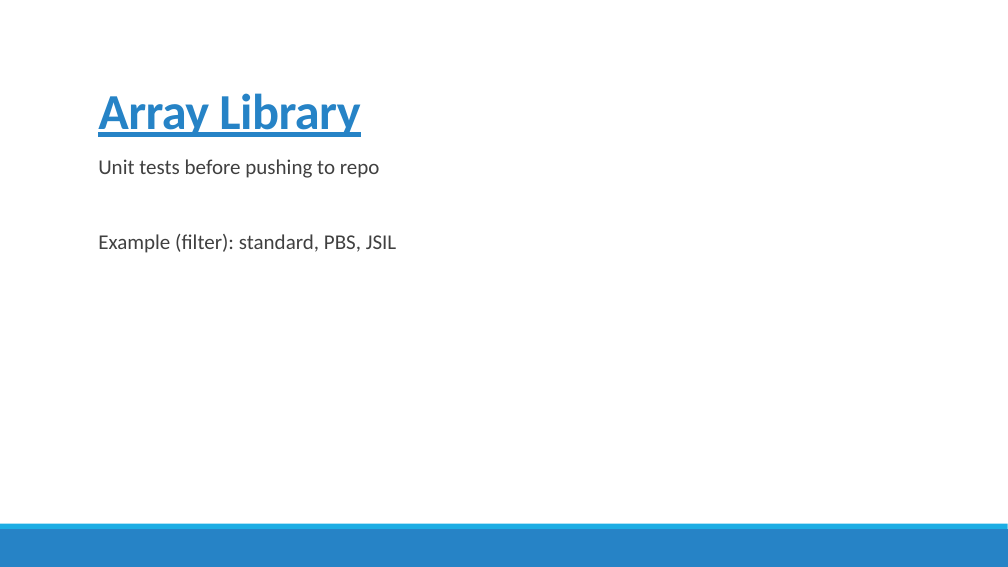
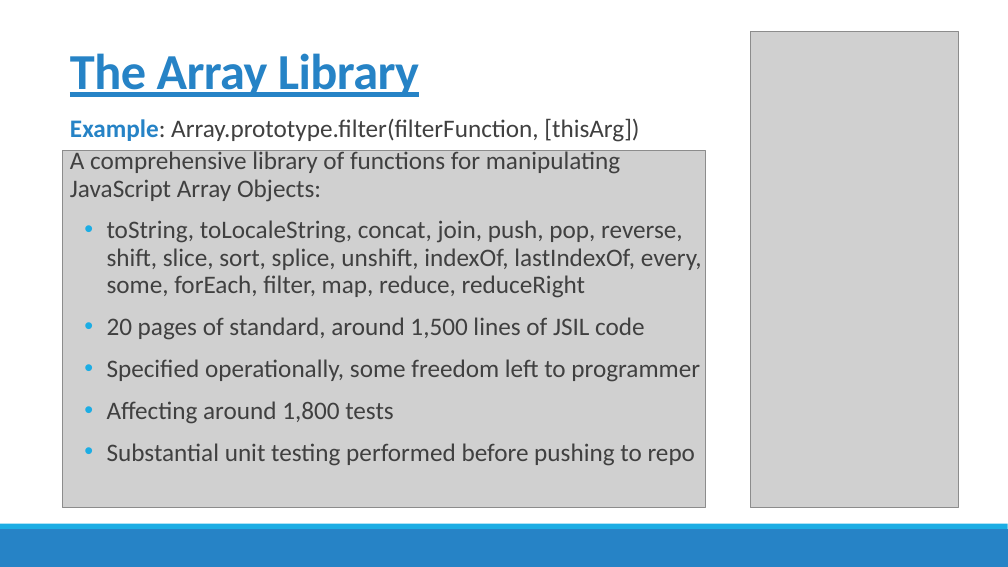
Before and after one commit to amqzhu/JSIL_report, a slide deck: slide 10 of presentation.pptx. Drawn at 1008x567 pixels with LibreOffice and Linux fonts; fonts in the diff are those of the drawing; grey boxes stand for pictures. Boxes give left, top, right and bottom in pixels: in the first picture for what was removed or moved away, otherwise in the second. Text is boxed around its words. In the diff, an @@ line names an element or a change of style, - is before the commit and + after.

```diff
--- a/presentation.pptx
+++ b/presentation.pptx
@@ title at (x1=70, y1=53, x2=419, y2=97): text changed @@
-Array Library
+The Array Library
@@ picture added at (x1=750, y1=32, x2=958, y2=508) @@
@@ text added at (x1=70, y1=118, x2=639, y2=142), 24 pt, text #404040 @@
+  Example: Array.prototype.filter(filterFunction, [thisArg])
@@ text at (x1=70, y1=149, x2=702, y2=466): text changed; size 20 to 24 pt @@
-  Unit tests before pushing to repo
-  Example (filter): standard, PBS, JSIL
+  A comprehensive library of functions for manipulating JavaScript Array Objects:
+• toString, toLocaleString, concat, join, push, pop, reverse, shift, slice, sort, splice, unshift, indexOf, lastIndexOf, every, some, forEach, filter, map, reduce, reduceRight
+• 20 pages of standard, around 1,500 lines of JSIL code
+• Specified operationally, some freedom left to programmer
+• Affecting around 1,800 tests
+• Substantial unit testing performed before pushing to repo
@@ picture added at (x1=63, y1=150, x2=706, y2=507) @@
```
Also in this commit, not shown: 7 other slides changed, 1 slide added, 1 slide removed, 1 other file.
